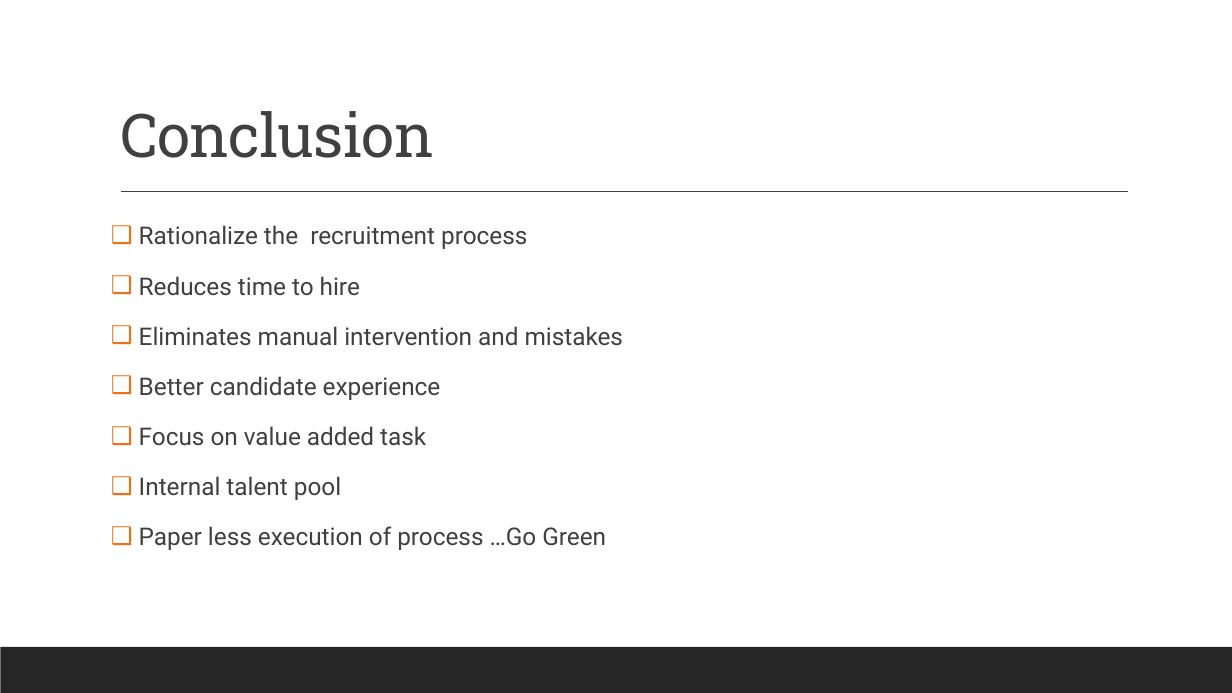
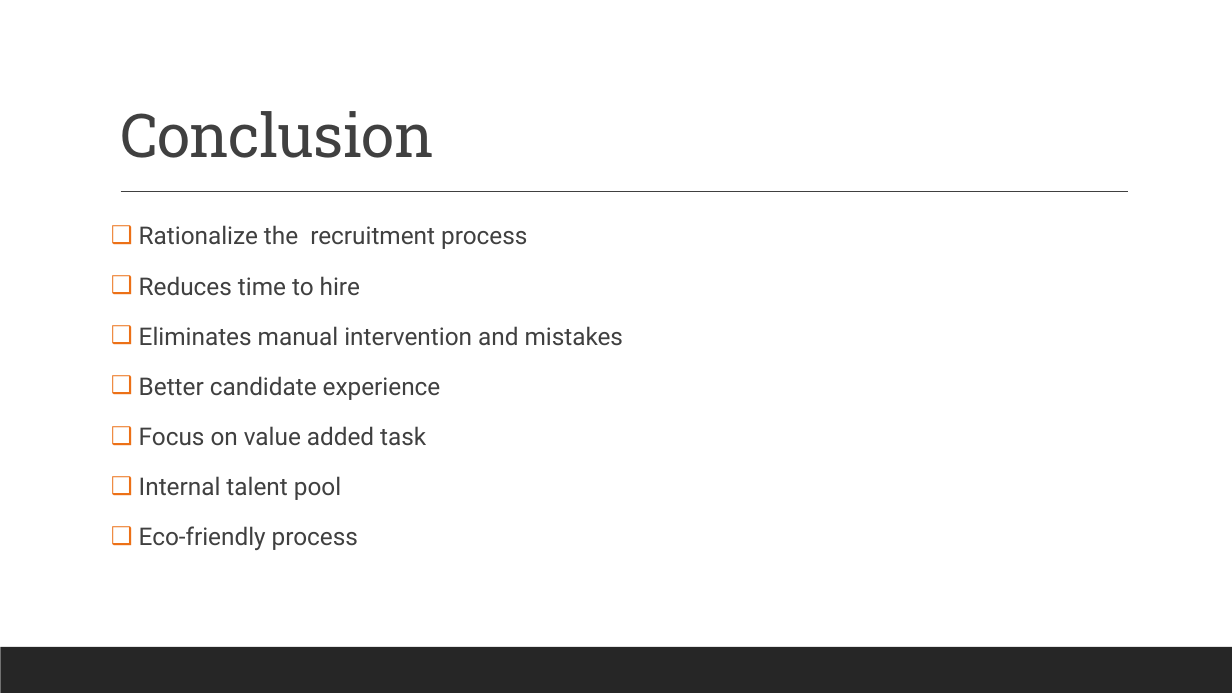
Before and after one commit to DigiBP/DigiBP_Sakura, a slide deck: slide 9 of Presentation/Recruitment Proceess Presentaion .pptx. Drawn at 1232x693 pixels with LibreOffice and Linux fonts; fonts in the diff are those of the drawing. Boxes give left, top, right and bottom in pixels: in the first picture for what was removed or moved away, otherwise in the second. Text is boxed around its words. In the diff, an @@ line names an element or a change of style, - is before the commit and + after.

```diff
--- a/Presentation/Recruitment Proceess Presentaion .pptx
+++ b/Presentation/Recruitment Proceess Presentaion .pptx
@@ text at <box>139,526,358,550</box>: text changed @@
-❑ Paper less execution of process …Go Green
+❑ Eco-friendly process
```
